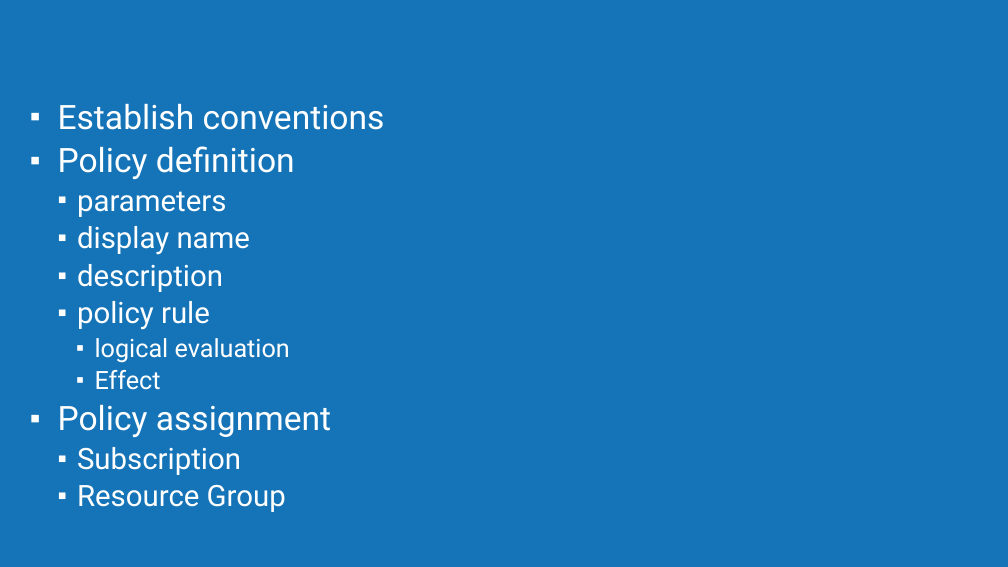
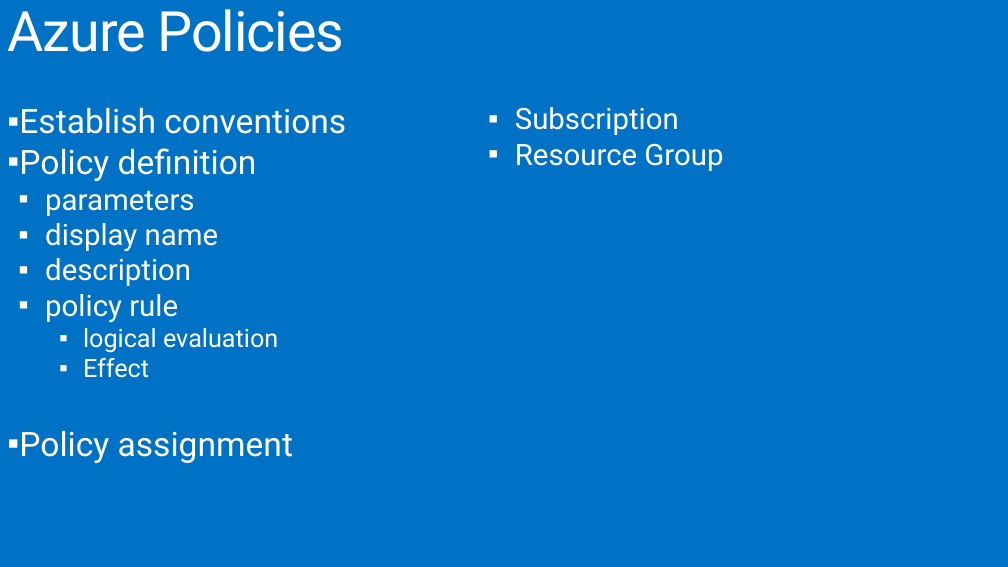
Before and after one commit to MSDEVMTL/GlobalAzureBootcamp2018, a slide deck: slide 13 of Step9/Step9-ARMGovernance.pptx. Drawn at 1008x567 pixels with LibreOffice and Linux fonts; fonts in the diff are those of the drawing; background and template pictures are left out. Boxes give left, top, right and bottom in pixels: in the first picture for what was removed or moved away, otherwise in the second. Text is boxed around its words. In the diff, an @@ line names an element or a change of style, - is before the commit and + after.

Commit message:
typos & title issues in step9 pptx

```diff
--- a/Step9/Step9-ARMGovernance.pptx
+++ b/Step9/Step9-ARMGovernance.pptx
@@ background #1574B8 to #0072C6 @@
@@ title added at box(7, 9, 345, 52), 52.9 pt, text #FFFFFF @@
+Azure Policies
@@ text "Establish conventions": place and size @@
-text "Establish conventions" at box(58, 103, 385, 512)
+text "Establish conventions" at box(19, 107, 723, 463)
@@ text "Establish conventions" at box(19, 107, 723, 463): columns 1 to 2 @@
```
Also in this commit, not shown: 11 other slides changed, 1 slide added, 1 slide removed, 1 other file.
